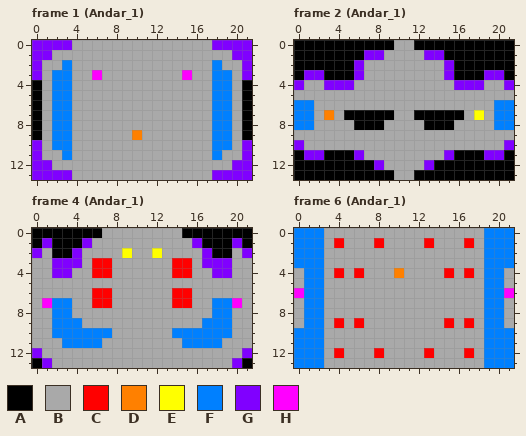
Two versions of one pixel-art file, Machine Learn/Geração_Rooms/spr_rooms/spr_salas_01.aseprite. The picture above is the old version.
22x14 pixels, 45 frames. Shown: frame 1 (Andar_1), frame 2 (Andar_1), frame 4 (Andar_1), frame 6 (Andar_1). The commit also changed other frames, which this record leaves out.
Palette (. is transparent): A #000000  B #a9a9a9  C #ff0000  D #ff8000  E #ffff00  F #0080ff  G #8000ff  H #ff00ff
Pixels before, frame 1 (Andar_1), first column x 0:
 0 GGGGBBBBBBBBBBBBBBGGGG
 1 GGBBBBBBBBBBBBBBBBBBGG
 2 GBBFBBBBBBBBBBBBBBFBBG
 3 GBFFBBHBBBBBBBBHBBFFBG
 4 ABFFBBBBBBBBBBBBBBFFBA
 5 ABFFBBBBBBBBBBBBBBFFBA
 6 ABFFBBBBBBBBBBBBBBFFBA
 7 ABFFBBBBBBBBBBBBBBFFBA
 8 ABFFBBBBBBBBBBBBBBFFBA
 9 ABFFBBBBBBDBBBBBBBFFBA
10 GBFFBBBBBBBBBBBBBBFFBG
11 GBBFBBBBBBBBBBBBBBFBBG
12 GGBBBBBBBBBBBBBBBBBBGG
13 GGGGBBBBBBBBBBBBBBGGGG
Pixels before, frame 2 (Andar_1), first column x 0:
 0 AAAAAAAAAABBAAAAAAAAAA
 1 AAAAAAAGGBBBBGGAAAAAAA
 2 AAAAAAGBBBBBBBBGAAAAAA
 3 AGGAAAGBBBBBBBBGAAAGGA
 4 GBBGGGBBBBBBBBBBGGGBBG
 5 BBBBBBBBBBBBBBBBBBBBBB
 6 FFBBBBBBBBBBBBBBBBBBFF
 7 FFBDBAAAAABBAAAAABEBFF
 8 FFBBBBAAABBBBAAABBBBFF
 9 BBBBBBBBBBBBBBBBBBBBBB
10 GBBBBBBBBBBBBBBBBBBBBG
11 AGGAAAGBBBBBBBBGAAAGGA
12 AAAAAAAAGBBBBGAAAAAAAA
13 AAAAAAAAAABBAAAAAAAAAA
Pixels before, frame 4 (Andar_1), first column x 0:
 0 AAAAAAABBBBBBBBAAAAAAA
 1 AGAAAGBBBBBBBBBBGAAAGA
 2 GBAAGBBBBEBBEBBBBGAABG
 3 BBGGGBCCBBBBBBCCBGGGBB
 4 BBGGBBCCBBBBBBCCBBGGBB
 5 BBBBBBBBBBBBBBBBBBBBBB
 6 BBBBBBCCBBBBBBCCBBBBBB
 7 BHFFBBCCBBBBBBCCBBFFHB
 8 BBFFBBBBBBBBBBBBBBFFBB
 9 BBFFFBBBBBBBBBBBBFFFBB
10 BBFFFFFFBBBBBBFFFFFFBB
11 BBBFFFFBBBBBBBBFFFFBBB
12 GBBBBBBBBBBBBBBBBBBBBG
13 AGBBBBBBBBBBBBBBBBBBGA
Pixels before, frame 6 (Andar_1), first column x 0:
 0 FFFBBBBBBBBBBBBBBBBFFF
 1 FFFBCBBBCBBBBCBBBCBFFF
 2 FFFBBBBBBBBBBBBBBBBFFF
 3 FFFBBBBBBBBBBBBBBBBFFF
 4 BFFBCBCBBBDBBBBCBCBFFB
 5 BFFBBBBBBBBBBBBBBBBFFB
 6 HFFBBBBBBBBBBBBBBBBFFH
 7 BFFBBBBBBBBBBBBBBBBFFB
 8 BFFBBBBBBBBBBBBBBBBFFB
 9 BFFBCBCBBBBBBBBCBCBFFB
10 FFFBBBBBBBBBBBBBBBBFFF
11 FFFBBBBBBBBBBBBBBBBFFF
12 FFFBCBBBCBBBBCBBBCBFFF
13 FFFBBBBBBBBBBBBBBBBFFF
After the commit:
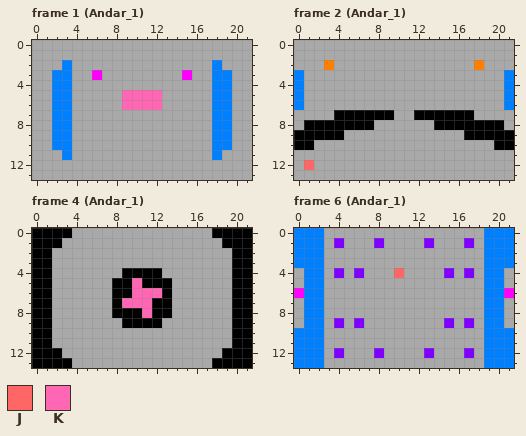
Colours new in this view: J #ff6666  K #ff66b3
Edits made:
Changed rows in their new state; - is an unchanged pixel.
Frame 1 (Andar_1):
first column x 0:
 0 BBBB--------------BBBB
 1 BB------------------BB
 2 B--------------------B
 3 B--------------------B
 4 B--------------------B
 5 B--------KKKK--------B
 6 B--------KKKK--------B
 7 B--------------------B
 8 B--------------------B
 9 B---------B----------B
10 B--------------------B
11 B--------------------B
12 BB------------------BB
13 BBBB--------------BBBB
Frame 2 (Andar_1):
first column x 0:
 0 BBBBBBBBBB--BBBBBBBBBB
 1 BBBBBBBBB----BBBBBBBBB
 2 BBBDBBB--------BBBDBBB
 3 FBBBBBB--------BBBBBBF
 4 F--BBB----------BBB--F
 5 F--------------------F
 6 -B------------------B-
 7 BB-BA------------AB-BB
 8 BAAAAA--B----B--AAAAAB
 9 AAAAA------------AAAAA
10 AA------------------AA
11 BBBBBBB--------BBBBBBB
12 BJBBBBBBB----BBBBBBBBB
13 BBBBBBBBBB--BBBBBBBBBB
Frame 4 (Andar_1):
first column x 0:
 0 ----BBB--------BBB----
 1 -A-BBB----------BBB-A-
 2 AABBB----B--B----BBBAA
 3 AABBB-BB------BB-BBBAA
 4 AABB--BB-AAAA-BB--BBAA
 5 AA------AAKAAA------AA
 6 AA----BBAAKKKABB----AA
 7 AABB--BBAKKKAABB--BBAA
 8 AABB----AAAKAA----BBAA
 9 AABBB----AAAA----BBBAA
10 AABBBBBB------BBBBBBAA
11 AA-BBBB--------BBBB-AA
12 AAA----------------AAA
13 -AAA--------------AAA-
Frame 6 (Andar_1):
first column x 4:
 1 G---G----G---G
 4 G-G---J----G-G
first column x 4:
 9 G-G--------G-G
12 G---G----G---G
Changed places in both pictures, as pixel boxes (x1, y1, x2, y2):
changed: (32, 40, 72, 180)
changed: (212, 40, 252, 180)
changed: (122, 90, 162, 140)
changed: (294, 40, 514, 180)
changed: (32, 228, 252, 368)
changed: (334, 238, 474, 278)
changed: (334, 318, 384, 358)
changed: (424, 318, 474, 358)
